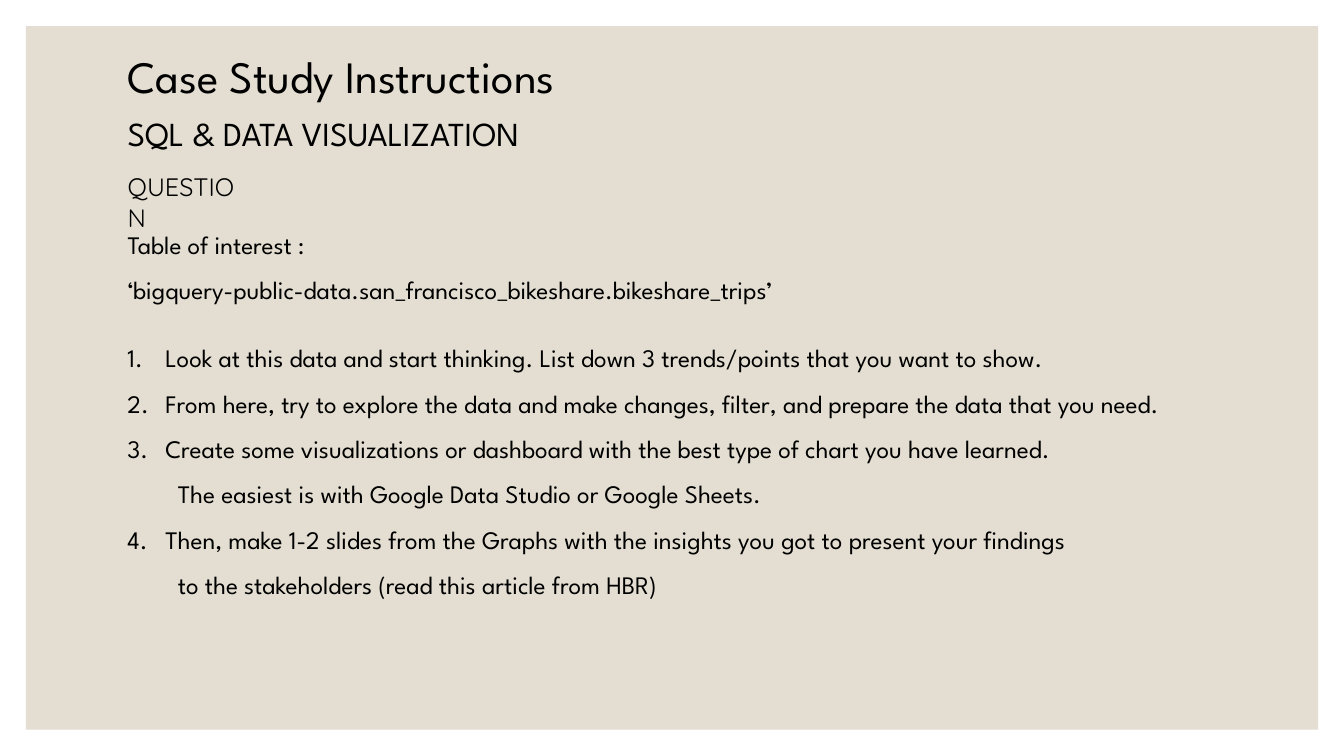
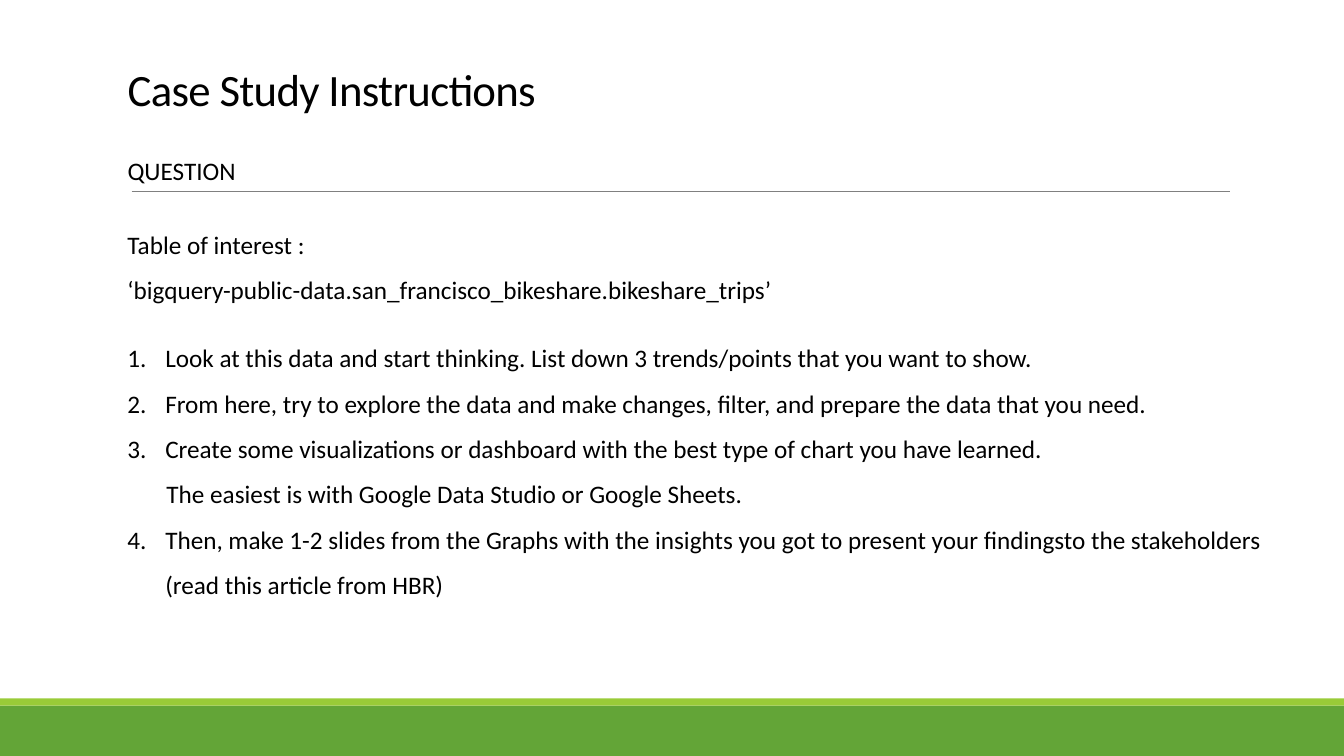
Before and after one commit to damalialutfiani/Assignment1-Data-Analytics-revou, a slide deck: slide 2 of ASSIGNMENT1.pptx. Drawn at 1344x756 pixels with LibreOffice and Linux fonts; fonts in the diff are those of the drawing. Boxes give left, top, right and bottom in pixels: in the first picture for what was removed or moved away, otherwise in the second. Text is boxed around its words. In the diff, an @@ line names an element or a change of style, - is before the commit and + after.

```diff
--- a/ASSIGNMENT1.pptx
+++ b/ASSIGNMENT1.pptx
@@ rectangle removed at box(26, 26, 1319, 730) @@
@@ title "Case Study Instructions" at box(128, 75, 535, 114): font League Spartan to Calibri, letter spacing 0 to -0.5 pt; line spacing 0.9 to 0.85; vertical alignment middle to bottom @@
@@ text removed at box(128, 123, 519, 150) @@
-SQL & DATA VISUALIZATION
@@ text "QUESTION": place and size @@
-text "QUESTION" at box(118, 166, 261, 207)
+text "QUESTION" at box(128, 163, 236, 184)
@@ text "QUESTION" at box(128, 163, 236, 184): font Quicksand to Calibri @@
@@ text "Table of interest :" at box(127, 236, 771, 304): font League Spartan to Calibri @@
@@ line added from (132, 192) to (1231, 192), #808080 0.5 pt @@
@@ text at box(165, 349, 1146, 508): font League Spartan to Calibri in "Look at this data and start thinking. ...", "From here, try to explore the data ...", "Create some visualizations or dashboard with the ...", "The easiest is with Google Data Studio ..."; indent changed @@
@@ text at box(165, 531, 1260, 598): text changed; font League Spartan to Calibri @@
-4. Then, make 1-2 slides from the Graphs with the insights you got to present your findings
-to the stakeholders (read this article from HBR)
+4. Then, make 1-2 slides from the Graphs with the insights you got to present your findingsto the stakeholders (read this article from HBR)
@@ rectangle added at box(0, 706, 1344, 756), fill #63A537 @@
@@ rectangle added at box(0, 699, 1344, 706), fill #99CB38 @@
```
Also in this commit, not shown: 9 other slides changed, 5 slides added, 5 slides removed.
